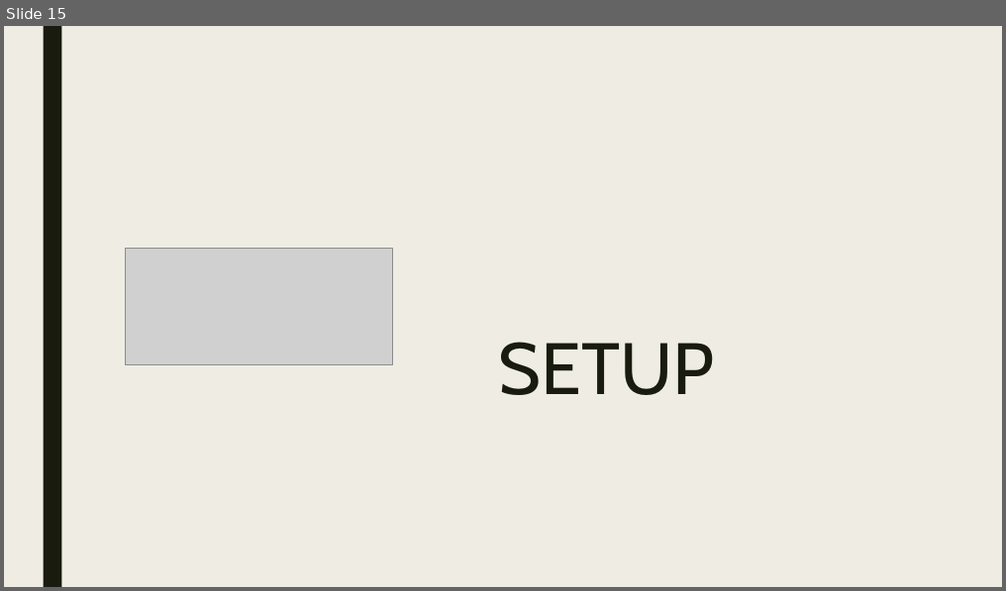
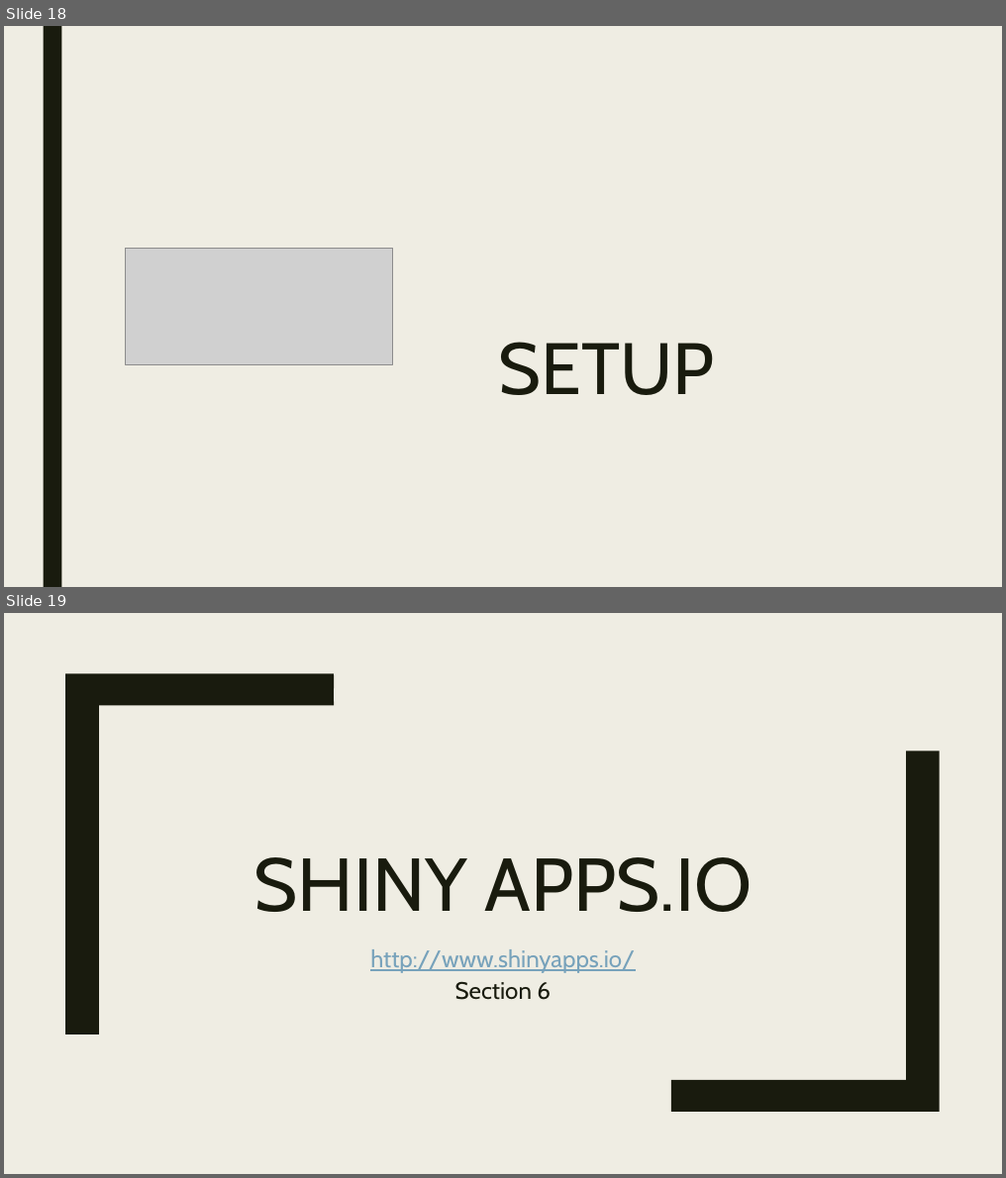
Before and after one commit to RforOperations2018/Class_2, a slide deck: Class 5.pptx. Shown one above the other, each under a label of ours: slide 15 before the commit, slides 18 and 19 after it. The pictures are 1006x591 and 1006x1178 pixels, drawn with LibreOffice and Linux fonts; fonts in the diff are those of the drawing; grey boxes stand for pictures. Boxes give left, top, right and bottom in pixels: in the first picture for what was removed or moved away, otherwise in the second. Text is boxed around its words. In the diff, an @@ line names an element or a change of style, - is before the commit and + after.

```diff
--- a/Class 5.pptx
+++ b/Class 5.pptx
@@ slide 19 added at (4, 613, 1002, 1174), background #EFEDE3 @@
@@ freeform shape added at (65, 673, 334, 1035), fill #191B0E @@
@@ freeform shape added at (672, 751, 940, 1112), fill #191B0E @@
@@ title added at (254, 858, 751, 912), 72 pt, text #191B0E @@
+SHINY APPS.IO
@@ subtitle added at (370, 950, 635, 1000), 23 pt, text #77A2BB, underline @@
+http://www.shinyapps.io/
+Section 6
@@ what was slide 15 is now slide 18 @@
```
Also in this commit, not shown: 5 other slides added.
